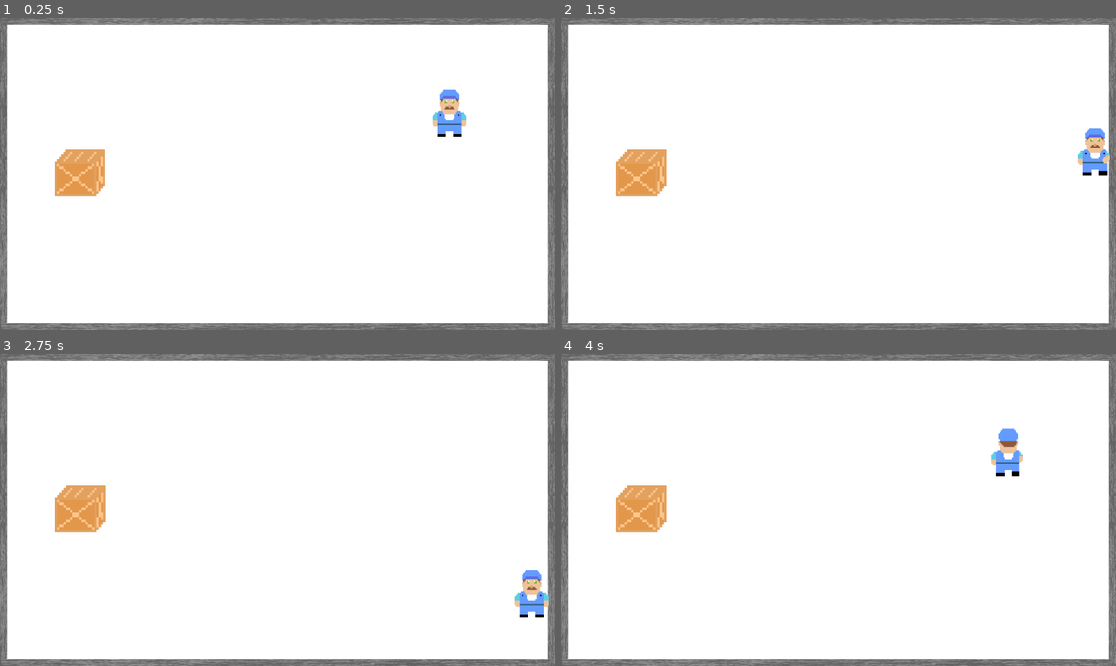
Above: before the commit, frames 1-4 (two rows, left to right).
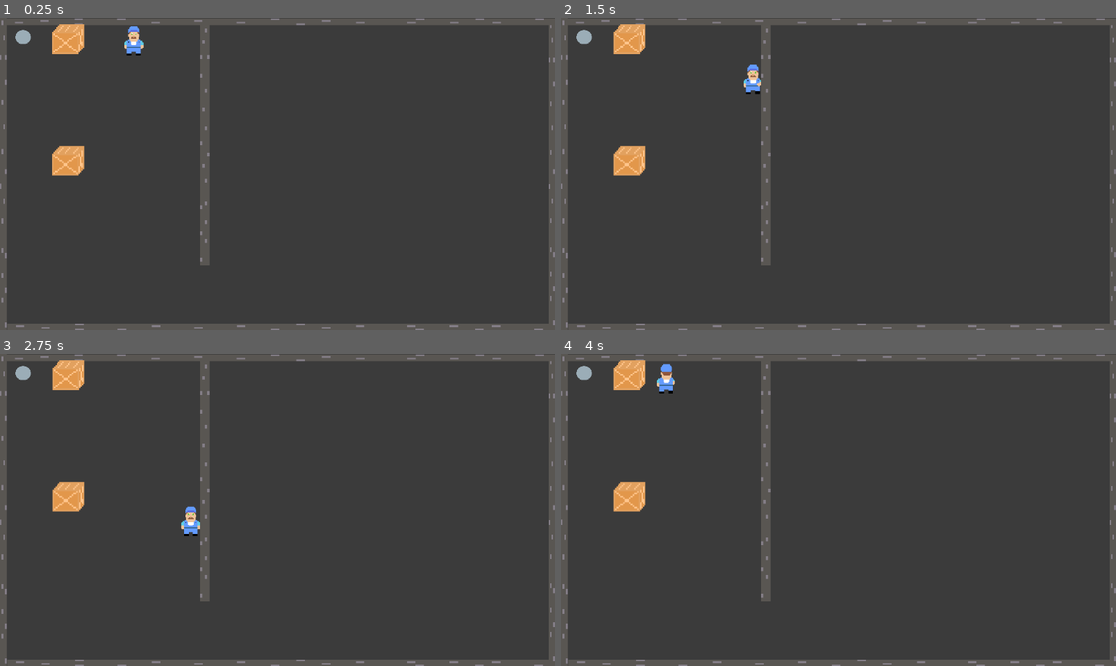
Above: after the commit, the same moments.

Repository: w-lacey/Sokoban-Godot
Game: Godot game, scene res://Scenes/LevelOne.tscn
The game is run twice, just before and just after one commit, with the same random seed, the same clock (stepped at 60 frames per second) and the same inputs. Before the commit the project starts from res://Scenes/Map.tscn.
Inputs:
- Up to frame 1 (0.25 s): no input
- Up to frame 2 (1.5 s): hold Right (right) 0.53-1.28 s; hold Down (down) from 1.28 s (still down)
- Up to frame 3 (2.75 s): release Down (down) at 2.03 s; hold Right (right) from 2.03 s (still down)
- Up to frame 4 (4 s): tap Enter at 2.75 s; release Right (right) at 2.78 s; hold Up (up) 2.78-3.53 s; hold Left (left) from 3.53 s (still down)

The runs differ from the first frame. In frame 1, 98% of the frame differs, in the area x 0-100%, y 0-100%; in frame 2, 98%; in frame 3, 98%; in frame 4, 98%.

Commit message:
Restructing of levels

Diff:
--- a/Scenes/Box.tscn
+++ b/Scenes/Box.tscn
@@ -1,14 +1,14 @@
 [gd_scene load_steps=4 format=3 uid="uid://c2clw8rybkxvw"]
 
-[ext_resource type="Script" path="res://Scenes/Box.gd" id="1_f8xkc"]
+[ext_resource type="Script" path="res://Scripts/Box.gd" id="1_2bipg"]
 [ext_resource type="Texture2D" uid="uid://y63nc35hmj4b" path="res://Assets/box.png" id="2_fgafd"]
 
 [sub_resource type="RectangleShape2D" id="RectangleShape2D_mbbx8"]
-size = Vector2(16.0462, 12.21)
+size = Vector2(10.9917, 9.15751)
 
 [node name="Box" type="RigidBody2D"]
-position = Vector2(256, 160)
-scale = Vector2(1.64, 1.68)
+position = Vector2(48, 32)
+scale = Vector2(0.8, 0.84)
 gravity_scale = 0.0
 lock_rotation = true
 linear_damp = 6.0
@@ -16,14 +16,14 @@
 angular_damp = 10.0
 constant_force = Vector2(10, 0)
 constant_torque = 10.0
-script = ExtResource("1_f8xkc")
+script = ExtResource("1_2bipg")
 
 [node name="CollisionShape2D" type="CollisionShape2D" parent="."]
-position = Vector2(0, 4.7619)
+position = Vector2(-26.5854, -9.52381)
 scale = Vector2(6.08, 6.24)
 shape = SubResource("RectangleShape2D_mbbx8")
 
 [node name="Sprite2D" type="Sprite2D" parent="."]
-position = Vector2(0, -0.707396)
-scale = Vector2(4.54695, 5.11633)
+position = Vector2(-25, -19.0476)
+scale = Vector2(2.89455, 3.2366)
 texture = ExtResource("2_fgafd")
--- /dev/null
+++ b/Scenes/BoxDestination.tscn
@@ -0,0 +1,19 @@
+[gd_scene load_steps=4 format=3 uid="uid://dw45jhk8al4sd"]
+
+[ext_resource type="Script" path="res://Scripts/BoxDestination.gd" id="1_7w8u2"]
+[ext_resource type="Texture2D" uid="uid://b34nwqb710r7i" path="res://Assets/destination.png" id="1_ppdra"]
+
+[sub_resource type="CircleShape2D" id="CircleShape2D_u12yp"]
+
+[node name="BoxDestination" type="Area2D"]
+script = ExtResource("1_7w8u2")
+metadata/_edit_group_ = true
+
+[node name="CollisionShape2D" type="CollisionShape2D" parent="."]
+position = Vector2(32, 32)
+shape = SubResource("CircleShape2D_u12yp")
+
+[node name="Sprite2D" type="Sprite2D" parent="."]
+position = Vector2(32, 32)
+scale = Vector2(0.662769, 0.628427)
+texture = ExtResource("1_ppdra")
--- a/Scenes/Character.tscn
+++ b/Scenes/Character.tscn
@@ -86,7 +86,8 @@
 position = Vector2(224, 112)
 
 [node name="CharacterBody2D" type="CharacterBody2D" parent="."]
-scale = Vector2(0.56, 0.52)
+position = Vector2(-196, -84)
+scale = Vector2(0.319999, 0.32)
 motion_mode = 1
 script = ExtResource("1_g1ini")
 metadata/_edit_group_ = true
--- /dev/null
+++ b/Scenes/LevelOne.tscn
@@ -0,0 +1,28 @@
+[gd_scene load_steps=7 format=3 uid="uid://btrcbg0ujjfx8"]
+
+[ext_resource type="Script" path="res://Scripts/Map.gd" id="1_us2e1"]
+[ext_resource type="PackedScene" uid="uid://b2tmla747wn63" path="res://Scenes/OuterWall.tscn" id="2_2smne"]
+[ext_resource type="PackedScene" uid="uid://bk7x5r40bpn57" path="res://Scenes/Character.tscn" id="3_5h28d"]
+[ext_resource type="PackedScene" uid="uid://dgm5f0hgu6rmh" path="res://Scenes/NormalWal.tscn" id="4_w6ttf"]
+[ext_resource type="PackedScene" uid="uid://dw45jhk8al4sd" path="res://Scenes/BoxDestination.tscn" id="5_ceuhb"]
+[ext_resource type="PackedScene" uid="uid://c2clw8rybkxvw" path="res://Scenes/Box.tscn" id="6_kxjue"]
+
+[node name="LevelOne" type="Node2D"]
+script = ExtResource("1_us2e1")
+
+[node name="OuterWall" parent="." instance=ExtResource("2_2smne")]
+
+[node name="Character" parent="." instance=ExtResource("3_5h28d")]
+position = Vector2(480, 128)
+
+[node name="NormalWall" parent="." instance=ExtResource("4_w6ttf")]
+position = Vector2(416, -56)
+
+[node name="BoxDestination" parent="." instance=ExtResource("5_ceuhb")]
+position = Vector2(16, 8)
+
+[node name="Box" parent="." instance=ExtResource("6_kxjue")]
+position = Vector2(168, 304)
+
+[node name="Box2" parent="." instance=ExtResource("6_kxjue")]
+position = Vector2(168, 48)
--- a/Scenes/Map.tscn
+++ /dev/null
@@ -1,19 +0,0 @@
-[gd_scene load_steps=4 format=3 uid="uid://btrcbg0ujjfx8"]
-
-[ext_resource type="PackedScene" uid="uid://bk7x5r40bpn57" path="res://Scenes/Character.tscn" id="1_8g3mc"]
-[ext_resource type="PackedScene" uid="uid://b2tmla747wn63" path="res://Scenes/OuterWall.tscn" id="2_yiejv"]
-[ext_resource type="PackedScene" uid="uid://c2clw8rybkxvw" path="res://Scenes/Box.tscn" id="3_j1mby"]
-
-[node name="Main" type="Node2D"]
-
-[node name="Floor" type="Polygon2D" parent="."]
-scale = Vector2(-86828.9, -12.4637)
-polygon = PackedVector2Array(0, 0, -0.0132675, 0, -0.0132675, -51.9911, 0, -51.9911)
-
-[node name="OuterWall" parent="." instance=ExtResource("2_yiejv")]
-
-[node name="Box" parent="." instance=ExtResource("3_j1mby")]
-position = Vector2(168, 304)
-
-[node name="Character" parent="." instance=ExtResource("1_8g3mc")]
-position = Vector2(944, 192)
--- /dev/null
+++ b/Scenes/Menu.tscn
@@ -0,0 +1,21 @@
+[gd_scene format=3 uid="uid://ds24i8o2ljogi"]
+
+[node name="Menu" type="Control"]
+layout_mode = 3
+anchors_preset = 15
+anchor_right = 1.0
+anchor_bottom = 1.0
+grow_horizontal = 2
+grow_vertical = 2
+
+[node name="CenterContainer" type="CenterContainer" parent="."]
+layout_mode = 1
+anchors_preset = 15
+anchor_right = 1.0
+anchor_bottom = 1.0
+grow_horizontal = 2
+grow_vertical = 2
+
+[node name="Button" type="Button" parent="CenterContainer"]
+layout_mode = 2
+text = "Level 1"
--- /dev/null
+++ b/Scenes/NormalWal.tscn
@@ -0,0 +1,19 @@
+[gd_scene load_steps=3 format=3 uid="uid://dgm5f0hgu6rmh"]
+
+[ext_resource type="Texture2D" uid="uid://dlx2awwkp4xio" path="res://Assets/Wall.png" id="1_7jn3f"]
+
+[sub_resource type="RectangleShape2D" id="RectangleShape2D_7mbsu"]
+size = Vector2(16, 35.3116)
+
+[node name="NormalWall" type="CharacterBody2D"]
+
+[node name="CollisionShape2D" type="CollisionShape2D" parent="."]
+position = Vector2(8, 318.7)
+scale = Vector2(1, 14.12)
+shape = SubResource("RectangleShape2D_7mbsu")
+
+[node name="Sprite2D" type="Sprite2D" parent="."]
+position = Vector2(13.9449, 320)
+rotation = 1.5708
+scale = Vector2(7.8, 4.81872)
+texture = ExtResource("1_7jn3f")
--- a/Scenes/OuterWall.tscn
+++ b/Scenes/OuterWall.tscn
@@ -9,6 +9,10 @@
 position = Vector2(72, -4)
 scale = Vector2(1, 1.01515)
 
+[node name="Polygon2D" type="Polygon2D" parent="."]
+color = Color(0.231373, 0.231373, 0.231373, 1)
+polygon = PackedVector2Array(-72, 3.9403, 1080, 3.9403, 1080, 642.27, -72, 650.15)
+
 [node name="CharacterBody2D" type="CharacterBody2D" parent="."]
 position = Vector2(-64, 48)
 scale = Vector2(-0.100318, 0.801536)
@@ -18,8 +22,9 @@
 shape = SubResource("RectangleShape2D_7lj1u")
 
 [node name="Sprite2D" type="Sprite2D" parent="CharacterBody2D"]
-position = Vector2(4.55203, 344.339)
-scale = Vector2(0.196529, 0.753184)
+position = Vector2(47.2015, 343.072)
+rotation = 1.5708
+scale = Vector2(12.6411, 35.6028)
 texture = ExtResource("1_in4up")
 
 [node name="CharacterBody2D2" type="CharacterBody2D" parent="."]
@@ -31,36 +36,37 @@
 shape = SubResource("RectangleShape2D_7lj1u")
 
 [node name="Sprite2D" type="Sprite2D" parent="CharacterBody2D2"]
-position = Vector2(4.55203, 344.339)
-scale = Vector2(0.196529, 0.753184)
+position = Vector2(29.151, 343.793)
+rotation = 1.5708
+scale = Vector2(12.4377, 31.556)
 texture = ExtResource("1_in4up")
 
 [node name="CharacterBody2D3" type="CharacterBody2D" parent="."]
 position = Vector2(984, 11)
 rotation = 1.5708
 scale = Vector2(-0.100318, 1.40153)
-metadata/_edit_group_ = true
 
 [node name="CollisionShape2D" type="CollisionShape2D" parent="CharacterBody2D3"]
 position = Vector2(0, 339.786)
 shape = SubResource("RectangleShape2D_7lj1u")
 
 [node name="Sprite2D" type="Sprite2D" parent="CharacterBody2D3"]
-position = Vector2(4.55203, 344.339)
-scale = Vector2(0.196529, 0.753184)
+position = Vector2(-38.3204, 339.865)
+rotation = -1.5708
+scale = Vector2(12.6384, 34.056)
 texture = ExtResource("1_in4up")
 
 [node name="CharacterBody2D4" type="CharacterBody2D" parent="."]
 position = Vector2(984, 636)
 rotation = 1.5708
 scale = Vector2(-0.100318, 1.40153)
-metadata/_edit_group_ = true
 
 [node name="CollisionShape2D" type="CollisionShape2D" parent="CharacterBody2D4"]
-position = Vector2(0, 339.786)
+position = Vector2(0.000488281, 339.786)
 shape = SubResource("RectangleShape2D_7lj1u")
 
 [node name="Sprite2D" type="Sprite2D" parent="CharacterBody2D4"]
-position = Vector2(4.55203, 344.339)
-scale = Vector2(0.196529, 0.753184)
+position = Vector2(33.1344, 339.726)
+rotation = 1.5708
+scale = Vector2(-12.596, 32.9154)
 texture = ExtResource("1_in4up")
--- a/Scenes/Box.gd
+++ b/Scripts/Box.gd
@@ -1,6 +1,9 @@
 extends RigidBody2D
 
+class_name Box
+
 @onready var box: RigidBody2D = $"."
+
 
 # Called when the node enters the scene tree for the first time.
 func _ready() -> void:
--- /dev/null
+++ b/Scripts/BoxDestination.gd
@@ -0,0 +1,16 @@
+extends Area2D
+var box_scene = preload("res://Scenes/Box.tscn")
+@onready var box_destination: Area2D = $"."
+var boxes
+
+func _ready() -> void:
+
+	pass
+
+
+func _process(delta: float) -> void:
+	pass
+	#if box_destination.body_entered:
+	#	if box_destination.get_overlapping_bodies().get_typed_class_name() == "RigidBody2D":
+	#		box.sleeping = true;
+	#		box.get_node("Sprite2D").texture = load("res://Assets/box_disabled.png")
--- /dev/null
+++ b/Scripts/Map.gd
@@ -0,0 +1,17 @@
+extends Node2D
+
+@onready var main: Node2D = $"."
+var boxes = []
+
+func _ready() -> void:
+	for node in main.get_children():
+		if node.is_class("RigidBody2D"):
+			print(node)
+			boxes.append(node)
+
+
+	print(boxes.size())
+
+
+func _process(delta: float) -> void:
+	pass
--- a/project.godot
+++ b/project.godot
@@ -11,7 +11,7 @@
 [application]
 
 config/name="Sokoban"
-run/main_scene="res://Scenes/Map.tscn"
+run/main_scene="res://Scenes/LevelOne.tscn"
 config/features=PackedStringArray("4.1", "GL Compatibility")
 config/icon="res://icon.svg"
 
Binary file added: Assets/BACKGROUND.png
Not shown, added: Assets/BACKGROUND.png.import
Binary file changed: Assets/Wall.png
Binary file added: Assets/box_disabled.png
Not shown, added: Assets/box_disabled.png.import
Binary file added: Assets/destination.png
Not shown, added: Assets/destination.png.import
Binary file added: Assets/wall.ase
Not shown, added: Scenes/Map2EFA.tmp
Not shown, added: Scenes/MapD022.tmp
